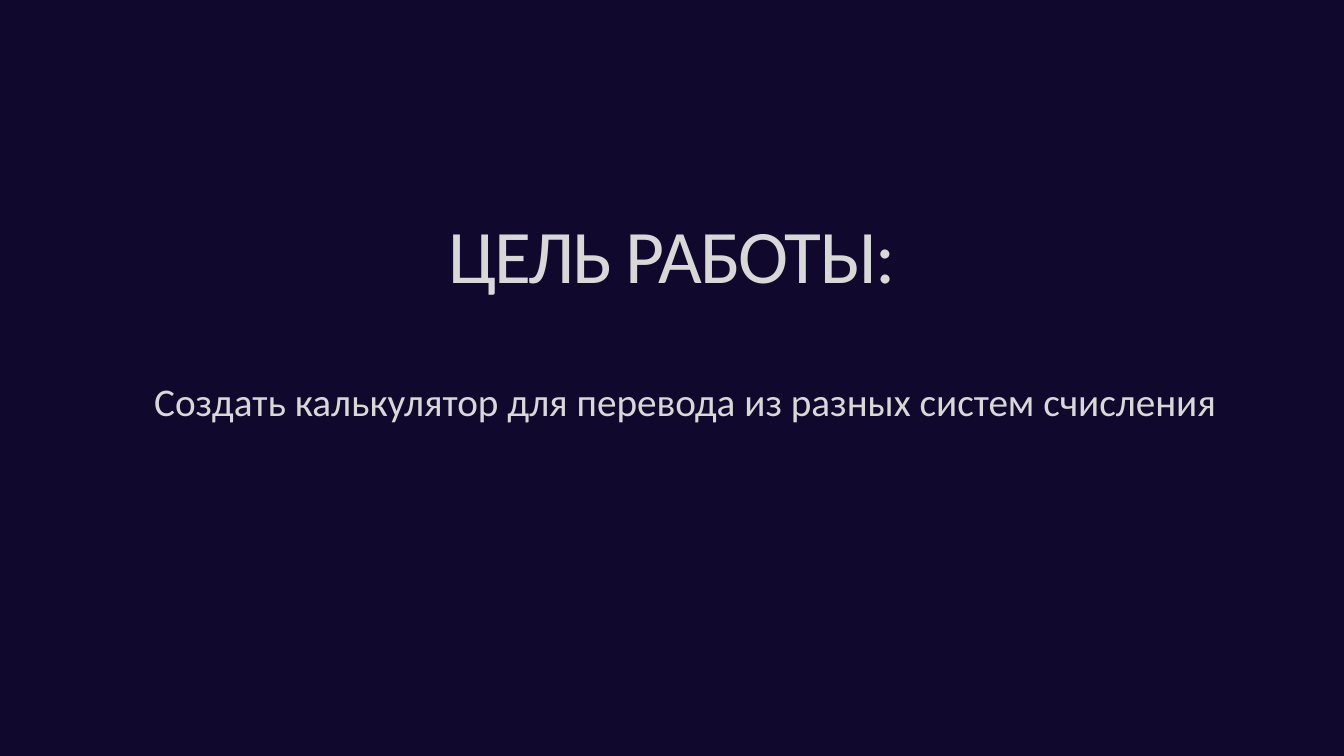
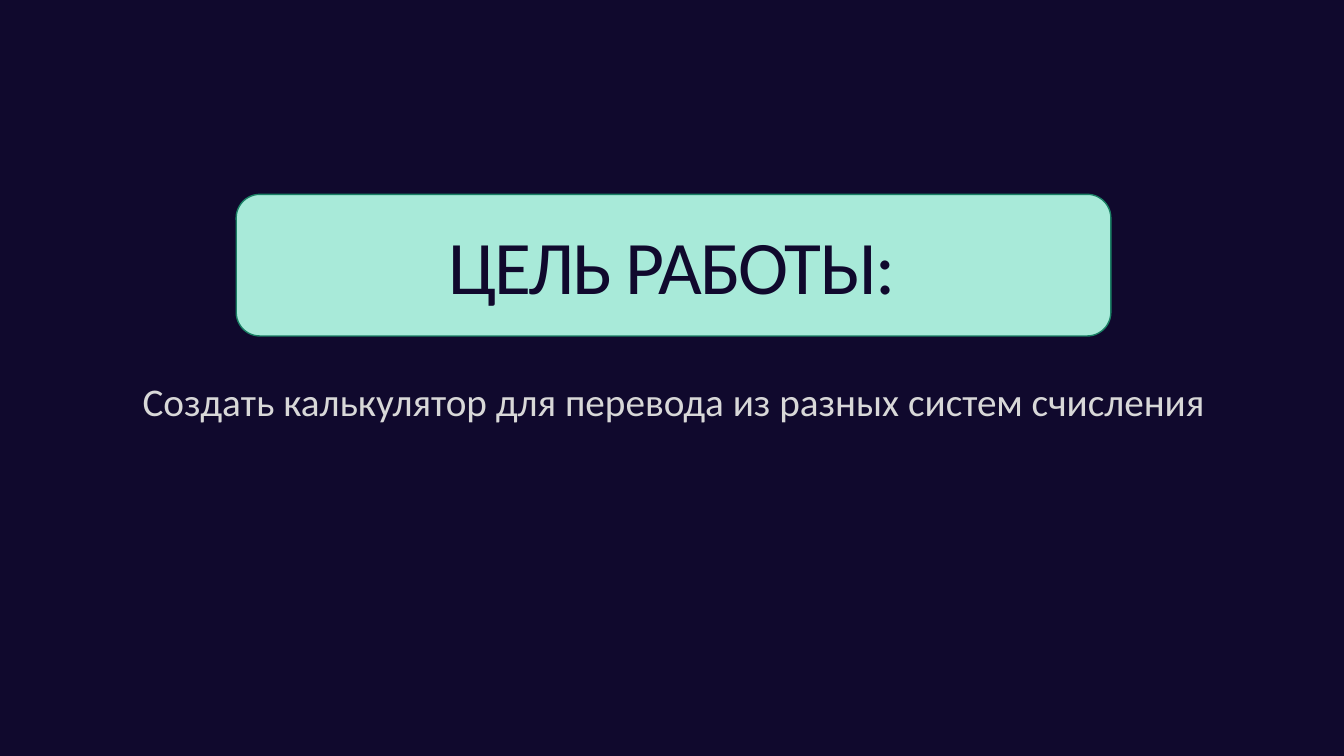
Before and after one commit to Upiter26/NumSysCalc, a slide deck: slide 2 of Presentation — копия.odp. Drawn at 1344x756 pixels with LibreOffice and Linux fonts; fonts in the diff are those of the drawing. Boxes give left, top, right and bottom in pixels: in the first picture for what was removed or moved away, otherwise in the second. Text is boxed around its words. In the diff, an @@ line names an element or a change of style, - is before the commit and + after.

```diff
--- a/Presentation — копия.odp
+++ b/Presentation — копия.odp
@@ freeform shape added at [236, 195, 1111, 337], fill #A8EAD9, outline #1B8065 0.99 pt @@
@@ title "ЦЕЛЬ РАБОТЫ:": place and size @@
-title "ЦЕЛЬ РАБОТЫ:" at [449, 234, 896, 295]
+title "ЦЕЛЬ РАБОТЫ:" at [449, 245, 896, 306]
@@ title "ЦЕЛЬ РАБОТЫ:" at [449, 245, 896, 306]: text colour #D8D8D8 to #10092D @@
@@ subtitle "Создать калькулятор для перевода из ...": place and size @@
-subtitle "Создать калькулятор для перевода из ..." at [154, 390, 1216, 423]
+subtitle "Создать калькулятор для перевода из ..." at [143, 390, 1205, 423]
```
Also in this commit, not shown: 8 other slides changed, 1 slide added, 2 slides removed.
